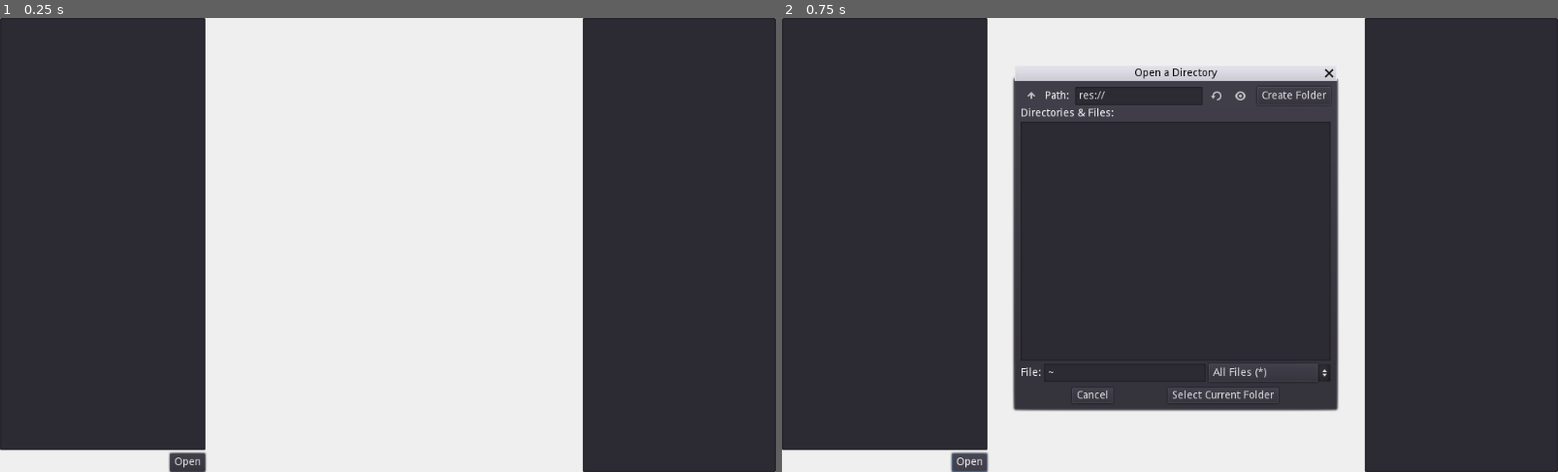
Above: before the commit, frames 1-2 (left to right).
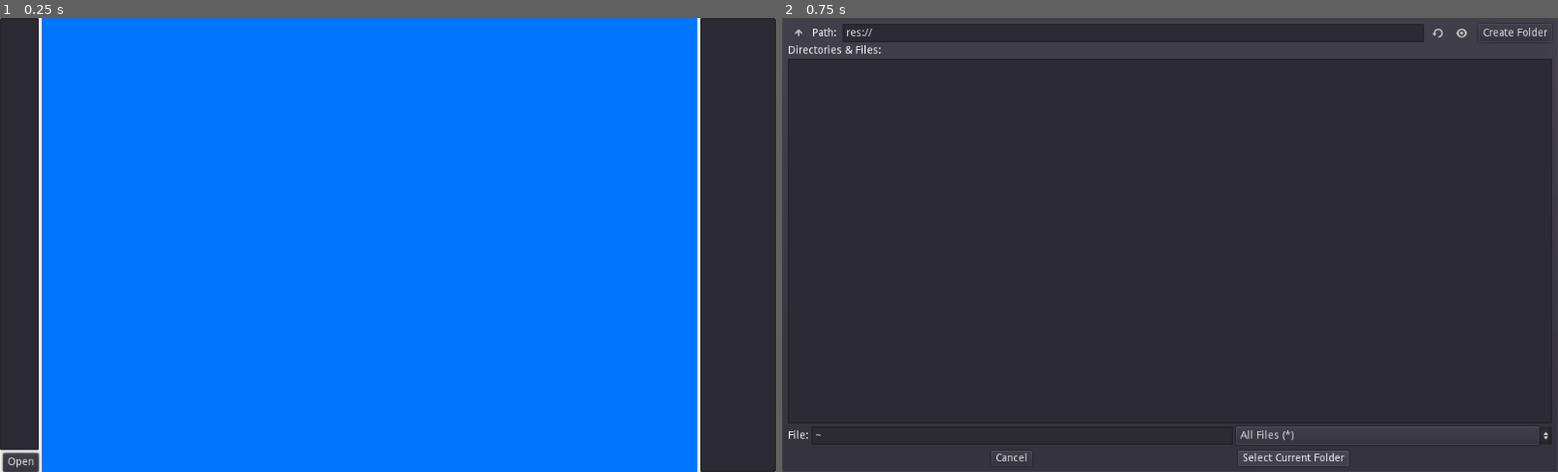
Above: after the commit, the same moments.

Repository: flurick/gdt
Game: Godot game, scene res://Apps/Git.app.tscn
Same seed, same stepped clock (60 frames per second), same inputs: the game is played once before the commit and once after it. This scene is started directly instead of the project's main scene.
Inputs:
- Up to frame 1 (0.25 s): no input
- Up to frame 2 (0.75 s): click "Open" at 0.5 s

The runs differ from the first frame. In frame 1, 85% of the frame differs, in the area x 0-91%, y 0-100%; in frame 2, 22%.

Commit message:
Tweak app respo

Diff:
--- a/Apps/Builder.app.tscn
+++ b/Apps/Builder.app.tscn
@@ -68,15 +68,13 @@
 custom_styles/panel = SubResource( 1 )
 
 [node name="HBoxContainer" type="HBoxContainer" parent="."]
-editor/display_folded = true
-visible = false
+modulate = Color( 1, 1, 1, 0.27451 )
 anchor_right = 1.0
 anchor_bottom = 1.0
 size_flags_horizontal = 3
 size_flags_vertical = 3
 
 [node name="TextEdit" type="TextEdit" parent="HBoxContainer"]
-editor/display_folded = true
 margin_right = 338.0
 margin_bottom = 600.0
 rect_min_size = Vector2( 24, 24 )
@@ -96,7 +94,6 @@
 valign = 2
 
 [node name="TextEdit2" type="TextEdit" parent="HBoxContainer"]
-editor/display_folded = true
 margin_left = 342.0
 margin_right = 680.0
 margin_bottom = 600.0
@@ -124,7 +121,6 @@
 valign = 2
 
 [node name="TextEdit3" type="TextEdit" parent="HBoxContainer"]
-editor/display_folded = true
 margin_left = 684.0
 margin_right = 1024.0
 margin_bottom = 600.0
@@ -144,11 +140,11 @@
 valign = 2
 
 [node name="ItemList" type="ItemList" parent="."]
-visible = false
-margin_left = 875.0
-margin_top = 66.0
-margin_right = 976.0
-margin_bottom = 185.0
+margin_left = 917.34
+margin_top = 5.70154
+margin_right = 1018.34
+margin_bottom = 124.702
+rect_scale = Vector2( 1, 0.56 )
 
 [node name="title" type="LineEdit" parent="."]
 anchor_right = 1.0
@@ -157,6 +153,9 @@
 custom_fonts/font = SubResource( 3 )
 text = "Name"
 align = 1
+__meta__ = {
+"_edit_use_anchors_": false
+}
 
 [node name="Toolbox" type="Panel" parent="."]
 anchor_top = 0.5
@@ -224,8 +223,8 @@
 modulate = Color( 0, 0, 0, 0.109804 )
 anchor_right = 1.0
 anchor_bottom = 1.0
-margin_top = 1.0
-margin_bottom = 1.0
+margin_top = 2.16635
+margin_bottom = 2.16635
 rect_scale = Vector2( 2, 2 )
 texture = ExtResource( 2 )
 stretch_mode = 2
--- a/Apps/Git.app.tscn
+++ b/Apps/Git.app.tscn
@@ -1,19 +1,4 @@
 [gd_scene load_steps=4 format=2]
-
-[sub_resource type="GDScript" id=1]
-script/source = "extends ItemList
-
-
-func open(repo):
-	clear()
-	for line in global.sh(\"git\", [\"--git-dir\", repo, \"log\", \"--oneline\"]).output.split(\"\\n\"):
-		add_item( line )
-	get_v_scroll().value = 0
-
-
-func _on_repo_list_item_activated_src(text_clicked):
-	open(text_clicked)
-"
 
 [sub_resource type="GDScript" id=2]
 script/source = "extends ItemList
@@ -47,30 +32,46 @@
 	text = str(global.sh(\"git\", [\"--version\"]).output)
 "
 
+[sub_resource type="GDScript" id=1]
+script/source = "extends ItemList
+
+
+func open(repo):
+	clear()
+	for line in global.sh(\"git\", [\"--git-dir\", repo, \"log\", \"--oneline\"]).output.split(\"\\n\"):
+		add_item( line )
+	get_v_scroll().value = 0
+
+
+func _on_repo_list_item_activated_src(text_clicked):
+	open(text_clicked)
+"
+
 [node name="Control" type="Control"]
 anchor_right = 1.0
 anchor_bottom = 1.0
+size_flags_horizontal = 3
+size_flags_vertical = 3
+__meta__ = {
+"_edit_use_anchors_": false
+}
 
-[node name="CenterContainer" type="CenterContainer" parent="."]
+[node name="HBoxContainer" type="HBoxContainer" parent="."]
 anchor_right = 1.0
 anchor_bottom = 1.0
-margin_left = 18.0
-margin_right = 18.0
+__meta__ = {
+"_edit_use_anchors_": false
+}
 
-[node name="git_log" type="ItemList" parent="."]
-anchor_left = 1.0
-anchor_right = 1.0
-anchor_bottom = 1.0
-margin_left = -255.0
-select_mode = 1
-script = SubResource( 1 )
+[node name="repo_browser" type="VBoxContainer" parent="HBoxContainer"]
+margin_right = 126.0
+margin_bottom = 600.0
+__meta__ = {
+"_edit_use_anchors_": false
+}
 
-[node name="repo_browser" type="VBoxContainer" parent="."]
-anchor_bottom = 1.0
-margin_right = 271.0
-
-[node name="repo_list" type="ItemList" parent="repo_browser"]
-margin_right = 271.0
+[node name="repo_list" type="ItemList" parent="HBoxContainer/repo_browser"]
+margin_right = 126.0
 margin_bottom = 571.0
 size_flags_horizontal = 3
 size_flags_vertical = 3
@@ -78,37 +79,56 @@
 max_columns = 3
 script = SubResource( 2 )
 
-[node name="Panel" type="HBoxContainer" parent="repo_browser"]
+[node name="Panel" type="HBoxContainer" parent="HBoxContainer/repo_browser"]
 margin_top = 575.0
-margin_right = 271.0
+margin_right = 126.0
 margin_bottom = 600.0
 rect_min_size = Vector2( 25, 25 )
 
-[node name="version" type="Label" parent="repo_browser/Panel"]
+[node name="version" type="Label" parent="HBoxContainer/repo_browser/Panel"]
 margin_top = 5.0
-margin_right = 220.0
+margin_right = 75.0
 margin_bottom = 19.0
 size_flags_horizontal = 3
 text = "version info"
 script = SubResource( 3 )
 
-[node name="Button" type="Button" parent="repo_browser/Panel"]
-margin_left = 224.0
-margin_right = 271.0
+[node name="Button" type="Button" parent="HBoxContainer/repo_browser/Panel"]
+margin_left = 79.0
+margin_right = 126.0
 margin_bottom = 25.0
 text = "Open"
 
+[node name="ColorRect" type="ColorRect" parent="HBoxContainer"]
+margin_left = 130.0
+margin_right = 920.0
+margin_bottom = 600.0
+rect_min_size = Vector2( 100, 100 )
+size_flags_horizontal = 3
+size_flags_vertical = 3
+color = Color( 0, 0.462745, 1, 1 )
+
+[node name="git_log" type="ItemList" parent="HBoxContainer"]
+margin_left = 924.0
+margin_right = 1024.0
+margin_bottom = 600.0
+rect_min_size = Vector2( 100, 100 )
+select_mode = 1
+script = SubResource( 1 )
+__meta__ = {
+"_edit_use_anchors_": false
+}
+
 [node name="FileDialog" type="FileDialog" parent="."]
-margin_left = 307.0
-margin_top = 83.0
-margin_right = 732.0
-margin_bottom = 517.0
+anchor_right = 1.0
+anchor_bottom = 1.0
+size_flags_horizontal = 3
+size_flags_vertical = 3
 window_title = "Open a Directory"
 mode = 2
 current_file = "~"
 current_path = "res://~"
-
-[connection signal="item_activated_src" from="repo_browser/repo_list" to="git_log" method="_on_repo_list_item_activated_src"]
-[connection signal="pressed" from="repo_browser/Panel/Button" to="FileDialog" method="show"]
+[connection signal="item_activated_src" from="HBoxContainer/repo_browser/repo_list" to="HBoxContainer/git_log" method="_on_repo_list_item_activated_src"]
+[connection signal="pressed" from="HBoxContainer/repo_browser/Panel/Button" to="FileDialog" method="show"]
 [connection signal="confirmed" from="FileDialog" to="." method="_on_FileDialog_confirmed"]
-[connection signal="dir_selected" from="FileDialog" to="repo_browser/repo_list" method="add_repo"]
+[connection signal="dir_selected" from="FileDialog" to="HBoxContainer/repo_browser/repo_list" method="add_repo"]
--- a/Apps/Write.app.tscn
+++ b/Apps/Write.app.tscn
@@ -34,16 +34,14 @@
 script = SubResource( 1 )
 
 [node name="LineEdit" type="LineEdit" parent="."]
-margin_left = 1.0
-margin_top = -4.0
-margin_right = 574.0
-margin_bottom = 20.0
+anchor_right = 1.0
+margin_bottom = 24.0
 text = "Title"
 
 [node name="TextEdit" type="TextEdit" parent="."]
 anchor_right = 1.0
 anchor_bottom = 1.0
-margin_top = 25.0
+margin_top = 27.0
 mouse_default_cursor_shape = 0
 theme = SubResource( 3 )
 text = "Hello!
@@ -52,5 +50,4 @@
 smooth_scrolling = true
 wrap_enabled = true
 caret_blink = true
-
 [connection signal="text_changed" from="TextEdit" to="." method="_on_TextEdit_text_changed"]
